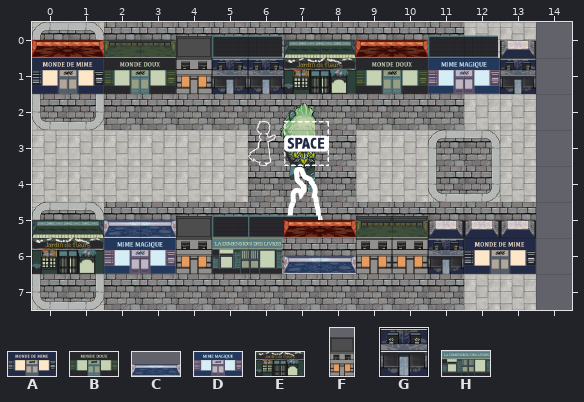
One commit to this Tiled map: cityoflight/core/assets/jsons/Level1.tmx. Above: the version before the commit.
Cells are 64x64 px. Shown: x 0..14, y 0..7. Tiles whose own drawing changed are shown in their newer look in all pictures.
Key: from "128_cafe_blue": A 1; from "128_cafe_green": B 1; from "128_cafe_purple": C 0, D 1; from "128_flowershop": E 1; from "64_building_short": F 0; from "64_building_short_side": G 1; from "build1": H 1.
Objects are placed by their top-left corner, in cells (3,4 is the top-left corner of cell 3,4); size is 1x1 cell unless given.
Layers that did not change in this view are not listed.
Objects on layer "Buildings" before:
E "building6" at 7,1 size 2x1
G "building10" at 6,1
G "building11" at 5,1
F "building12" at 4,0 size 1x2
A "building14" at 0,1 size 2x1
B "building15" at 9,1 size 2x1
D "building16" at 11,1 size 2x1
G "building17" at 13,1
B "building18" at 2,1 size 2x1
C "building1" at 7,6 size 2x1
H "building2" at 5,6 size 2x1
F "building3" at 4,5 size 1x2
D "building4" at 2,6 size 2x1
E "building5" at 0,6 size 2x1
F "building7" at 9,5 size 1x2
F "building8" at 10,5 size 1x2
G "building9" at 11,6
A "building13" at 12,6 size 2x1
After:
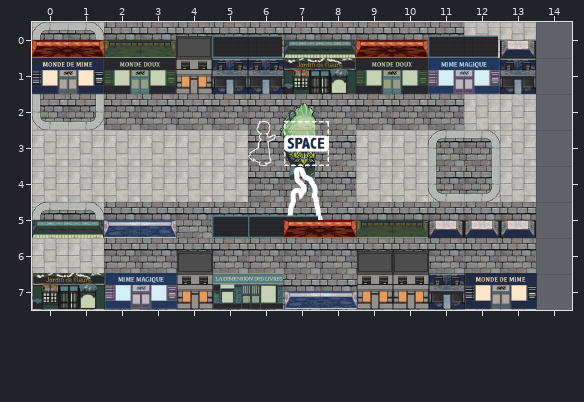
The edit:
Layer "Buildings":
changed: C "building1" at 7,6 size 2x1 -> C "building1" at 7,7 size 2x1
changed: H "building2" at 5,6 size 2x1 -> H "building2" at 5,7 size 2x1
changed: F "building3" at 4,5 size 1x2 -> F "building3" at 4,6 size 1x2
changed: D "building4" at 2,6 size 2x1 -> D "building4" at 2,7 size 2x1
changed: E "building5" at 0,6 size 2x1 -> E "building5" at 0,7 size 2x1
changed: F "building7" at 9,5 size 1x2 -> F "building7" at 9,6 size 1x2
changed: F "building8" at 10,5 size 1x2 -> F "building8" at 10,6 size 1x2
changed: G "building9" at 11,6 -> G "building9" at 11,7
changed: A "building13" at 12,6 size 2x1 -> A "building13" at 12,7 size 2x1
